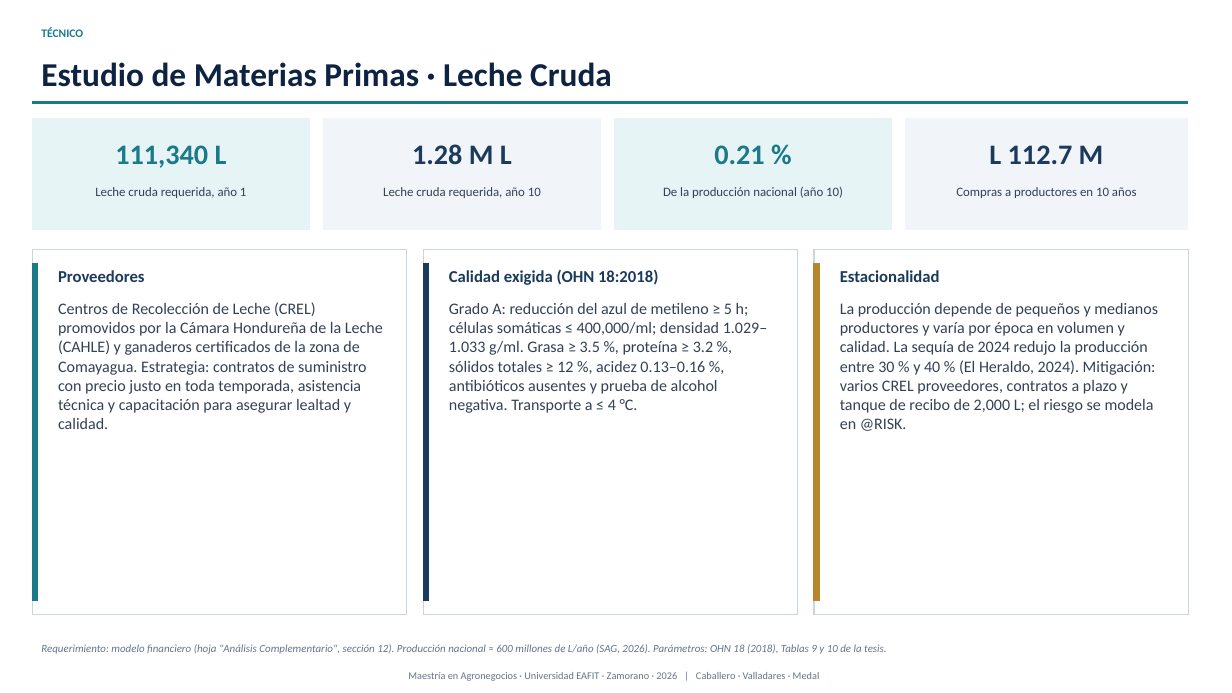
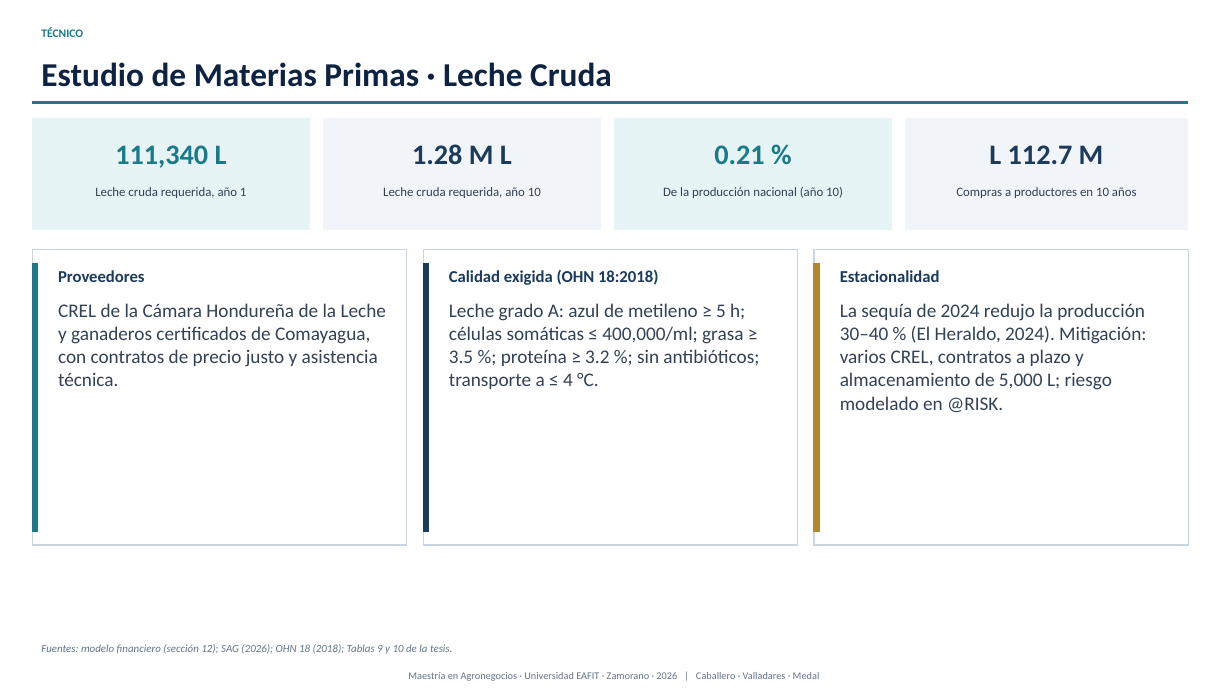
Before and after one commit to modelqdeluxe-ops/ss, a slide deck: slide 17 of Defensa_Tesis_Jaime_Fredy_Horacio_corregida.pptx. Drawn at 1232x693 pixels with LibreOffice and Linux fonts; fonts in the diff are those of the drawing. Boxes give left, top, right and bottom in pixels: in the first picture for what was removed or moved away, otherwise in the second. Text is boxed around its words. In the diff, an @@ line names an element or a change of style, - is before the commit and + after.

```diff
--- a/Defensa_Tesis_Jaime_Fredy_Horacio_corregida.pptx
+++ b/Defensa_Tesis_Jaime_Fredy_Horacio_corregida.pptx
@@ rectangle resized from (x1=32, y1=250, x2=407, y2=615) to (x1=32, y1=250, x2=407, y2=545) @@
@@ rectangle resized from (x1=32, y1=263, x2=38, y2=601) to (x1=32, y1=263, x2=38, y2=531) @@
@@ rectangle resized from (x1=423, y1=250, x2=798, y2=615) to (x1=423, y1=250, x2=798, y2=545) @@
@@ rectangle resized from (x1=423, y1=263, x2=429, y2=601) to (x1=423, y1=263, x2=429, y2=531) @@
@@ rectangle resized from (x1=814, y1=250, x2=1189, y2=615) to (x1=814, y1=250, x2=1189, y2=545) @@
@@ rectangle resized from (x1=814, y1=263, x2=820, y2=601) to (x1=814, y1=263, x2=820, y2=531) @@
@@ text at (x1=58, y1=303, x2=386, y2=386): text changed; size 12.5 to 15 pt @@
-Centros de Recolección de Leche (CREL) promovidos por la Cámara Hondureña de la Leche (CAHLE) y ganaderos certificados de la zona de Comayagua. Estrategia: contratos de suministro con precio justo en toda temporada, asistencia técnica y capacitación para asegurar lealtad y calidad.
+CREL de la Cámara Hondureña de la Leche y ganaderos certificados de Comayagua, con contratos de precio justo y asistencia técnica.
@@ text at (x1=449, y1=303, x2=759, y2=389): text changed; size 12.5 to 15 pt @@
-Grado A: reducción del azul de metileno ≥ 5 h; células somáticas ≤ 400,000/ml; densidad 1.029–1.033 g/ml. Grasa ≥ 3.5 %, proteína ≥ 3.2 %, sólidos totales ≥ 12 %, acidez 0.13–0.16 %, antibióticos ausentes y prueba de alcohol negativa. Transporte a ≤ 4 °C.
+Leche grado A: azul de metileno ≥ 5 h; células somáticas ≤ 400,000/ml; grasa ≥ 3.5 %; proteína ≥ 3.2 %; sin antibióticos; transporte a ≤ 4 °C.
@@ text at (x1=840, y1=303, x2=1146, y2=412): text changed; size 12.5 to 15 pt @@
-La producción depende de pequeños y medianos productores y varía por época en volumen y calidad. La sequía de 2024 redujo la producción entre 30 % y 40 % (El Heraldo, 2024). Mitigación: varios CREL proveedores, contratos a plazo y tanque de recibo de 2,000 L; el riesgo se modela en @RISK.
+La sequía de 2024 redujo la producción 30–40 % (El Heraldo, 2024). Mitigación: varios CREL, contratos a plazo y almacenamiento de 5,000 L; riesgo modelado en @RISK.
@@ text at (x1=41, y1=644, x2=452, y2=654): text changed @@
-Requerimiento: modelo financiero (hoja "Análisis Complementario", sección 12). Producción nacional ≈ 600 millones de L/año (SAG, 2026). Parámetros: OHN 18 (2018), Tablas 9 y 10 de la tesis.
+Fuentes: modelo financiero (sección 12); SAG (2026); OHN 18 (2018); Tablas 9 y 10 de la tesis.
```
Also in this commit, not shown: 23 other slides changed, 3 other files.
